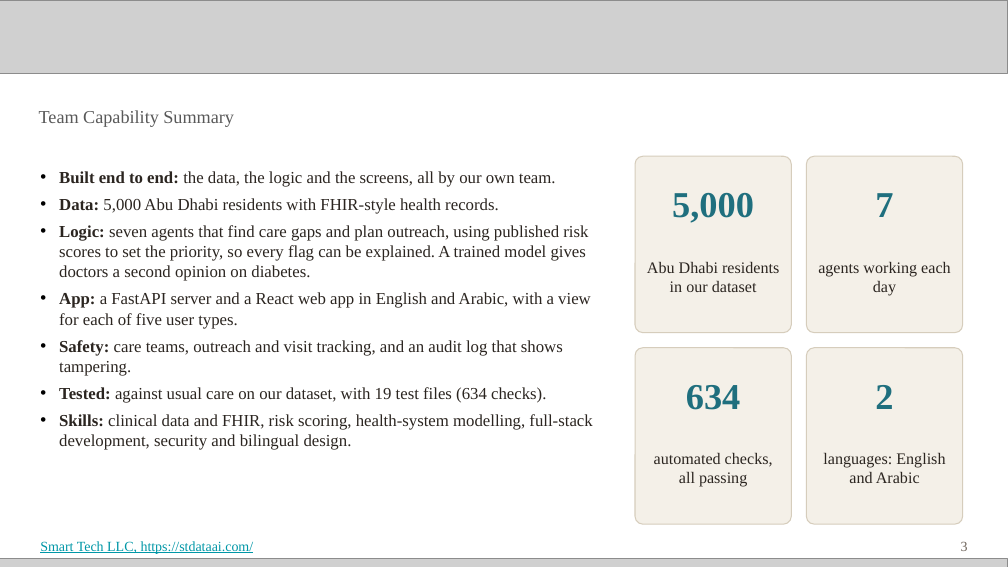
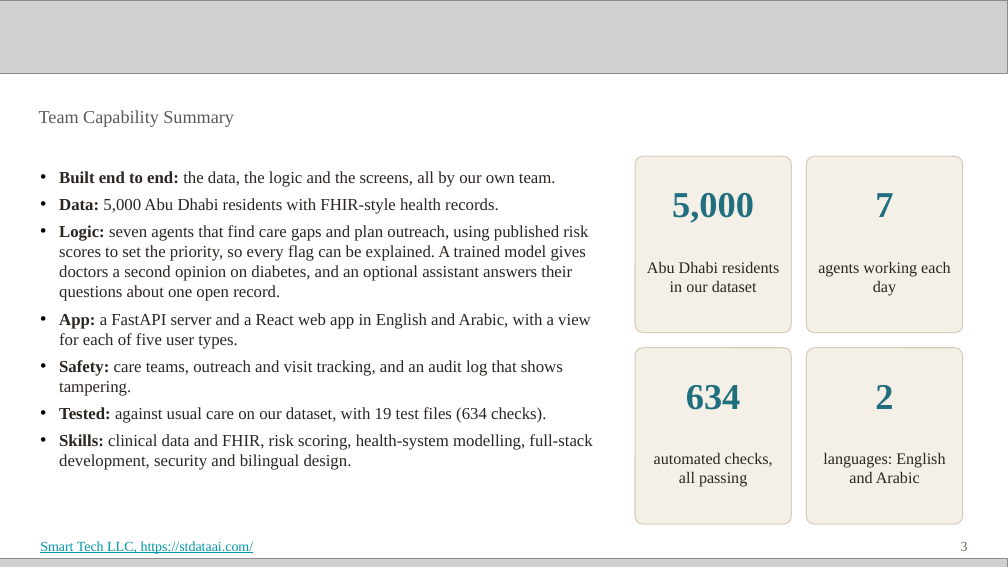
Before and after one commit to Smarttechk/Hack2Skill_Precision-Prevention, a slide deck: slide 3 of docs/Submission_Deck.pptx. Drawn at 1008x567 pixels with LibreOffice and Linux fonts; fonts in the diff are those of the drawing; grey boxes stand for pictures. Boxes give left, top, right and bottom in pixels: in the first picture for what was removed or moved away, otherwise in the second. Text is boxed around its words. In the diff, an @@ line names an element or a change of style, - is before the commit and + after.

```diff
--- a/docs/Submission_Deck.pptx
+++ b/docs/Submission_Deck.pptx
@@ text at <box>59,225,588,301</box>: text changed @@
-• Logic: seven agents that find care gaps and plan outreach, using published risk scores to set the priority, so every flag can be explained. A trained model gives doctors a second opinion on diabetes.
+• Logic: seven agents that find care gaps and plan outreach, using published risk scores to set the priority, so every flag can be explained. A trained model gives doctors a second opinion on diabetes, and an optional assistant answers their questions about one open record.
```
Also in this commit, not shown: 2 other slides changed, 3 other files.
